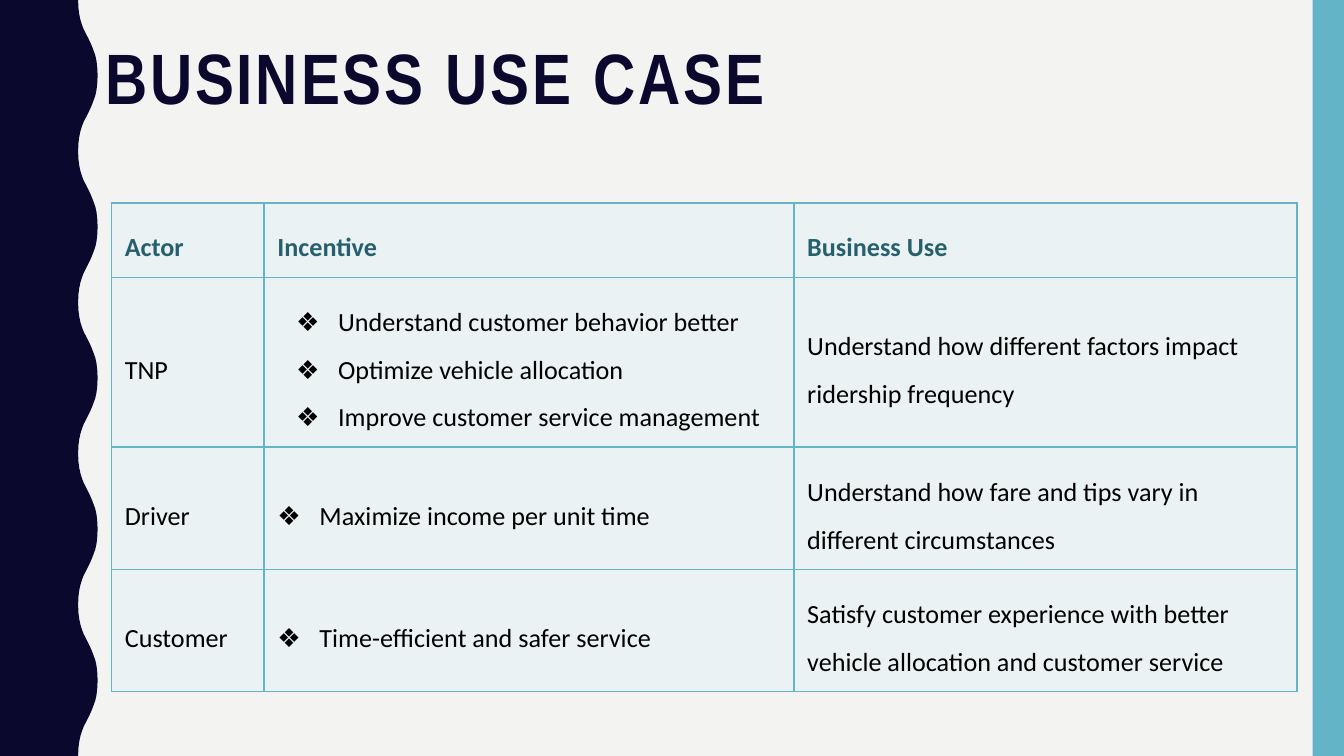
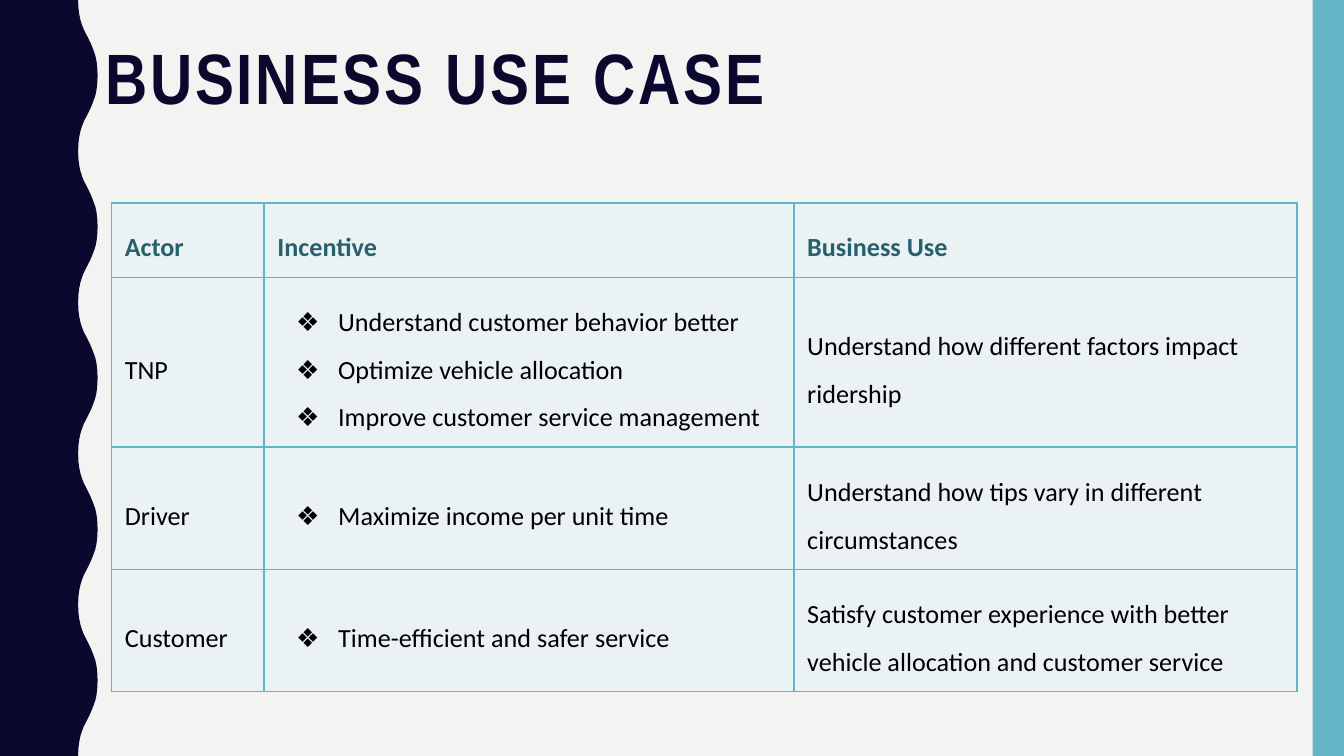
Before and after one commit to Data-Engineering-Platform-Final-Project/DEPA-FP-Files, a slide deck: slide 3 of DEPA Final Project PPT.pptx (slide 4 before the commit). Drawn at 1344x756 pixels with LibreOffice and Linux fonts; fonts in the diff are those of the drawing. Boxes give left, top, right and bottom in pixels: in the first picture for what was removed or moved away, otherwise in the second. Text is boxed around its words. In the diff, an @@ line names an element or a change of style, - is before the commit and + after.

```diff
--- a/DEPA Final Project PPT.pptx
+++ b/DEPA Final Project PPT.pptx
@@ table at (x1=112, y1=203, x2=1297, y2=676) @@
-row 2, column 3: Understand how different factors impact ridership frequency
+row 2, column 3: Understand how different factors impact ridership
-row 3, column 3: Understand how fare and tips vary in different circumstances
+row 3, column 3: Understand how tips vary in different circumstances
@@ indent changed @@
```
Also in this commit, not shown: 2 other slides changed, 2 slides removed.
